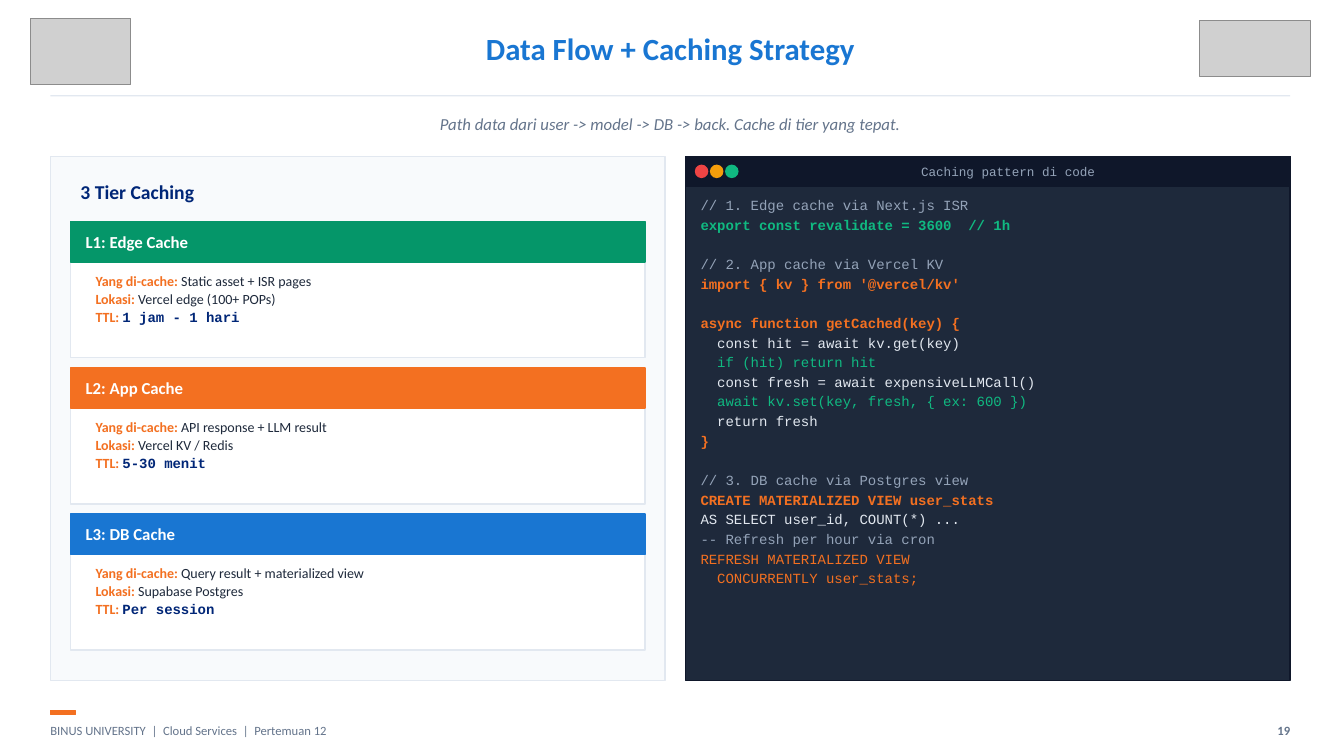
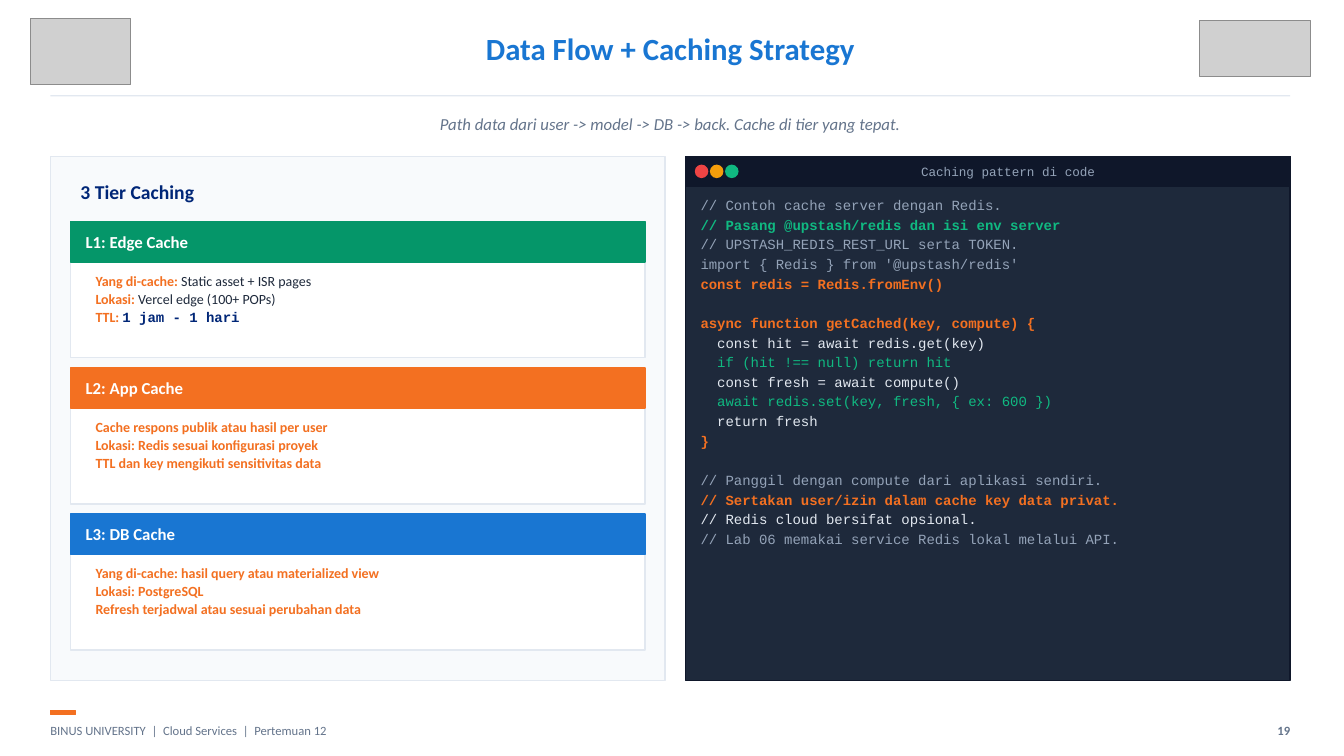
Before and after one commit to SeedFlora/meet11CloudService, a slide deck: slide 19 of slides/Teori_Pertemuan_12.pptx. Drawn at 1344x756 pixels with LibreOffice and Linux fonts; fonts in the diff are those of the drawing; grey boxes stand for pictures. Boxes give left, top, right and bottom in pixels: in the first picture for what was removed or moved away, otherwise in the second. Text is boxed around its words. In the diff, an @@ line names an element or a change of style, - is before the commit and + after.

```diff
--- a/slides/Teori_Pertemuan_12.pptx
+++ b/slides/Teori_Pertemuan_12.pptx
@@ text at box(701, 200, 1060, 409): text changed; text colour #10B981 to #94A3B8 @@
-// 1. Edge cache via Next.js ISR
-export const revalidate = 3600 // 1h
-// 2. App cache via Vercel KV
-import { kv } from '@vercel/kv'
-async function getCached(key) {
-const hit = await kv.get(key)
-if (hit) return hit
-const fresh = await expensiveLLMCall()
-await kv.set(key, fresh, { ex: 600 })
+// Contoh cache server dengan Redis.
+// Pasang @upstash/redis dan isi env server
+// UPSTASH_REDIS_REST_URL serta TOKEN.
+import { Redis } from '@upstash/redis'
+const redis = Redis.fromEnv()
+async function getCached(key, compute) {
+const hit = await redis.get(key)
+if (hit !== null) return hit
+const fresh = await compute()
+await redis.set(key, fresh, { ex: 600 })
@@ text at box(96, 422, 328, 471): text changed; text colour #1E293B to #F37021; bold on @@
-Yang di-cache: API response + LLM result
-Lokasi: Vercel KV / Redis
-TTL: 5-30 menit
+Cache respons publik atau hasil per user
+Lokasi: Redis sesuai konfigurasi proyek
+TTL dan key mengikuti sensitivitas data
@@ text at box(726, 475, 1119, 544): text changed; text colour #F37021 to #94A3B8 @@
-// 3. DB cache via Postgres view
-CREATE MATERIALIZED VIEW user_stats
-AS SELECT user_id, COUNT(*) ...
--- Refresh per hour via cron
-REFRESH MATERIALIZED VIEW
-CONCURRENTLY user_stats;
+// Panggil dengan compute dari aplikasi sendiri.
+// Sertakan user/izin dalam cache key data privat.
+// Redis cloud bersifat opsional.
+// Lab 06 memakai service Redis lokal melalui API.
@@ text at box(96, 568, 379, 617): text changed; text colour #1E293B to #F37021; bold on @@
-Yang di-cache: Query result + materialized view
-Lokasi: Supabase Postgres
-TTL: Per session
+Yang di-cache: hasil query atau materialized view
+Lokasi: PostgreSQL
+Refresh terjadwal atau sesuai perubahan data
```
Also in this commit, not shown: 4 other slides changed, 12 other files.
